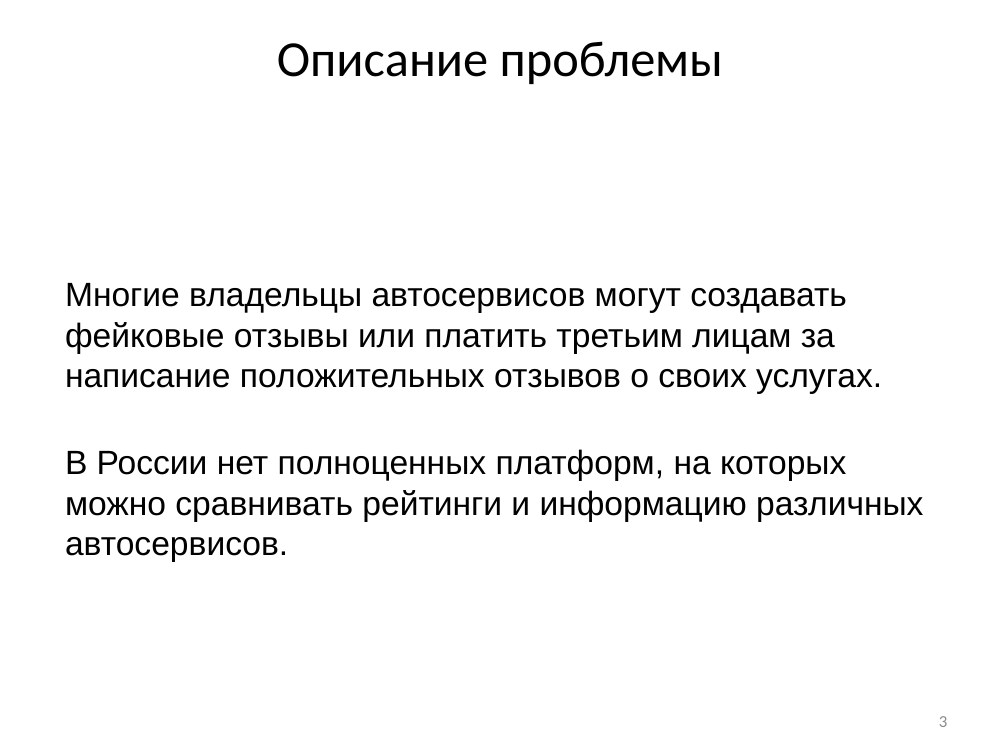
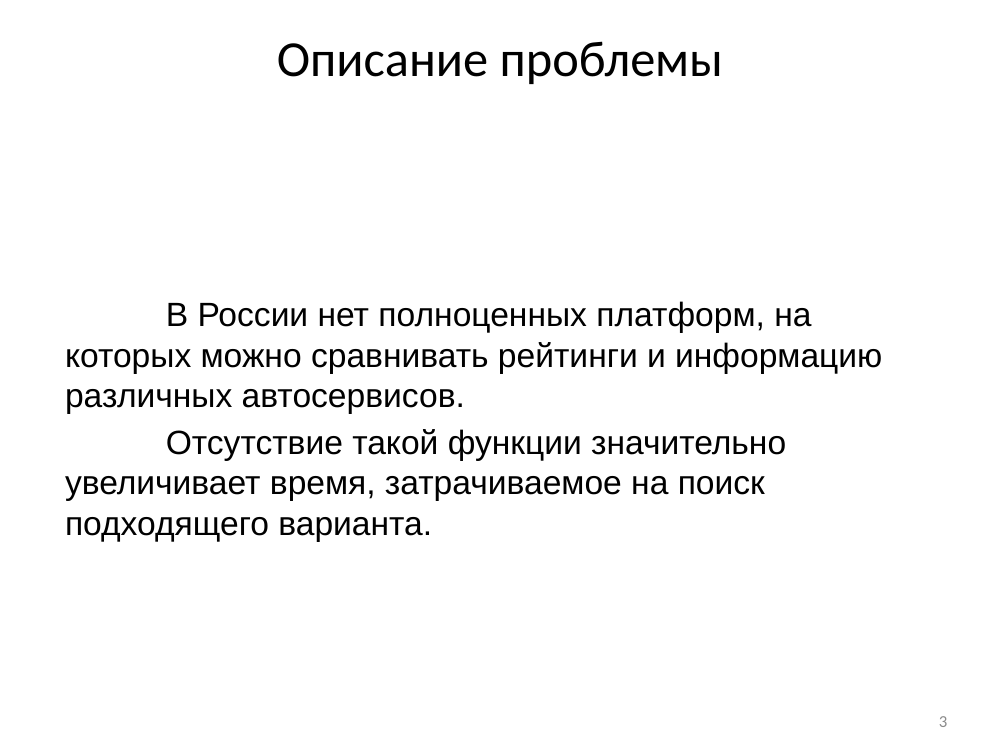
Before and after one commit to vadimgilka/-arRatingWebsite, a slide deck: slide 3 of Documentation/My documentation/Predzashita_Gailevich.pptx. Drawn at 1008x756 pixels with LibreOffice and Linux fonts; fonts in the diff are those of the drawing. Boxes give left, top, right and bottom in pixels: in the first picture for what was removed or moved away, otherwise in the second. Text is boxed around its words. In the diff, an @@ line names an element or a change of style, - is before the commit and + after.

```diff
--- a/Documentation/My documentation/Predzashita_Gailevich.pptx
+++ b/Documentation/My documentation/Predzashita_Gailevich.pptx
@@ subtitle at <box>65,283,882,394</box>: paragraph removed @@
-Многие владельцы автосервисов могут создавать фейковые отзывы или платить третьим лицам за написание положительных отзывов о своих услугах.
@@ subtitle at <box>65,429,786,542</box>: paragraph added @@
+Отсутствие такой функции значительно увеличивает время, затрачиваемое на поиск подходящего варианта.
```
Also in this commit, not shown: 3 other slides changed, 4 slides added.
